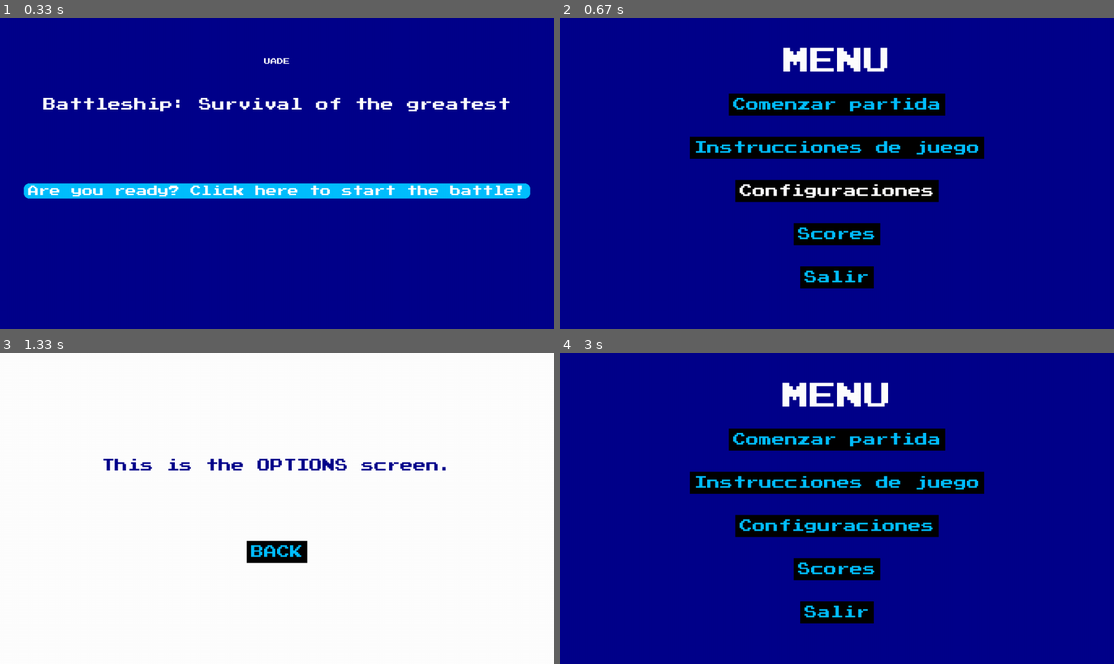
Above: before the commit, frames 1-4 (two rows, left to right).
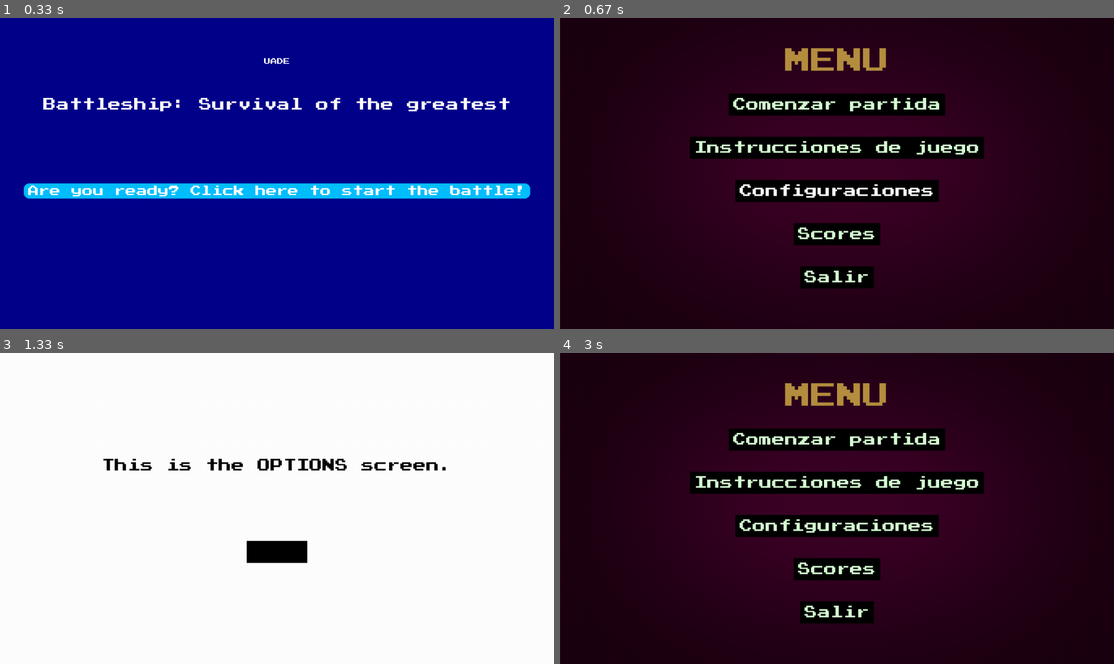
Above: after the commit, the same moments.

Repository: BrianValente/uade-batalla-naval
Game: pygame game, started from uade_battleship/main.py
The game is run twice, just before and just after one commit, with the same random seed, the same clock (stepped at 60 frames per second) and the same inputs.
Inputs (mouse positions are in pixels of both pictures, inside the frame that each line leads up to):
- Up to frame 1 (0.33 s): no input
- Up to frame 2 (0.67 s): click (814, 185) at 0.38 s
- Up to frame 3 (1.33 s): click "Instrucciones de juego" at 0.72 s
- Up to frame 4 (3 s): click (842, 539) at 2.72 s

Frame 1 is identical in both runs. In frame 2, 91% of the frame differs, in the area x 0-100%, y 0-100%; in frame 3, 1.2%; in frame 4, 91%.

Commit message:
icono de la ventana

Diff:
--- a/uade_battleship/main.py
+++ b/uade_battleship/main.py
@@ -8,6 +8,12 @@
 pygame.init()
 SCREEN = pygame.display.set_mode((1280, 720))
 
+#Cargar el icono
+icon_path = os.path.join("assets", "icon.png")
+icon = pygame.image.load(icon_path)
+icon = pygame.transform.scale(icon, (64, 64)) #se redimensiona el icono
+#configurar el icono de la ventana
+pygame.display.set_icon(icon)
 
 def main():
     portada()
--- a/uade_battleship/main_menu.py
+++ b/uade_battleship/main_menu.py
@@ -1,13 +1,7 @@
 import os
 import pygame, sys
-import math  # Para la animación
 
 from uade_battleship.board import board
-
-# Colores
-DARK_BLUE = (0, 0, 139)  # Azul oscuro para el fondo de la pantalla
-LIGHT_BLUE = (0, 191, 255)  # Azul claro para el botón y su borde
-WHITE = (255, 255, 255)  # Blanco para el texto
 
 pygame.display.set_caption("Menu")
 
@@ -27,11 +21,9 @@
         OPTIONS_MOUSE_POS = pygame.mouse.get_pos()
 
         screen = pygame.display.get_surface()
-        screen.fill(WHITE)  # Fondo blanco para la pantalla de opciones
+        screen.fill("white")
 
-        OPTIONS_TEXT = get_font(30).render(
-            "This is the OPTIONS screen.", True, DARK_BLUE
-        )
+        OPTIONS_TEXT = get_font(30).render("This is the OPTIONS screen.", True, "Black")
         OPTIONS_RECT = OPTIONS_TEXT.get_rect(center=(640, 260))
         screen.blit(OPTIONS_TEXT, OPTIONS_RECT)
 
@@ -40,8 +32,8 @@
             pos=(640, 460),
             text_input="BACK",
             font=get_font(30),
-            base_color=LIGHT_BLUE,
-            hovering_color=WHITE,
+            base_color="Black",
+            hovering_color="Green",
         )
 
         OPTIONS_BACK.changeColor(OPTIONS_MOUSE_POS)
@@ -59,26 +51,13 @@
 
 
 def main_menu():
-    clock = pygame.time.Clock()
-    animation_time = 0  # Variable para controlar el tiempo de animación
-
     while True:
         screen = pygame.display.get_surface()
-        screen.fill(DARK_BLUE)  # Fondo azul oscuro
+        screen.blit(BG, (0, 0))
 
         MENU_MOUSE_POS = pygame.mouse.get_pos()
 
-        # Control de la animación: usamos math.sin() para oscilar el tamaño
-        animation_time += (
-            clock.get_time() / 500
-        )  # Dividimos para controlar la velocidad
-        scale_factor = 1 + 0.1 * math.sin(
-            animation_time
-        )  # El factor de escala oscila entre 1 y 1.1
-
-        # Cambiamos el tamaño del texto "MENU" según el factor de escala
-        animated_font_size = int(60 * scale_factor)  # Ajustamos el tamaño de la fuente
-        MENU_TEXT = get_font(animated_font_size).render("MENU", True, WHITE)
+        MENU_TEXT = get_font(60).render("MENU", True, "#b68f40")
         MENU_RECT = MENU_TEXT.get_rect(center=(640, 100))
 
         PLAY_BUTTON = Button(
@@ -86,40 +65,40 @@
             pos=(640, 200),
             text_input="Comenzar partida",
             font=get_font(30),
-            base_color=LIGHT_BLUE,
-            hovering_color=WHITE,
+            base_color="#d7fcd4",
+            hovering_color="White",
         )
         OPTIONS_BUTTON = Button(
             image=None,
             pos=(640, 300),
             text_input="Instrucciones de juego",
             font=get_font(30),
-            base_color=LIGHT_BLUE,
-            hovering_color=WHITE,
+            base_color="#d7fcd4",
+            hovering_color="White",
         )
         CREDITS_BUTTON = Button(
             image=None,
             pos=(640, 400),
             text_input="Configuraciones",
             font=get_font(30),
-            base_color=LIGHT_BLUE,
-            hovering_color=WHITE,
+            base_color="#d7fcd4",
+            hovering_color="White",
         )
         HELP_BUTTON = Button(
             image=None,
             pos=(640, 500),
             text_input="Scores",
             font=get_font(30),
-            base_color=LIGHT_BLUE,
-            hovering_color=WHITE,
+            base_color="#d7fcd4",
+            hovering_color="White",
         )
         QUIT_BUTTON = Button(
             image=None,
             pos=(640, 600),
             text_input="Salir",
             font=get_font(30),
-            base_color=LIGHT_BLUE,
-            hovering_color=WHITE,
+            base_color="#d7fcd4",
+            hovering_color="White",
         )
 
         screen.blit(MENU_TEXT, MENU_RECT)
@@ -148,7 +127,6 @@
                     sys.exit()
 
         pygame.display.update()
-        clock.tick(60)  # Mantenemos una velocidad de 60 FPS
 
 
 # button
@@ -187,194 +165,3 @@
             self.text = self.font.render(self.text_input, True, self.hovering_color)
         else:
             self.text = self.font.render(self.text_input, True, self.base_color)
-
-
-import os
-import pygame, sys
-import math  # Para la animación
-
-from uade_battleship.board import board
-
-# Colores
-DARK_BLUE = (0, 0, 139)  # Azul oscuro para el fondo de la pantalla
-LIGHT_BLUE = (0, 191, 255)  # Azul claro para el botón y su borde
-WHITE = (255, 255, 255)  # Blanco para el texto
-
-pygame.display.set_caption("Menu")
-
-BG = pygame.image.load("assets/Background.png")
-
-
-def get_font(size):
-    return pygame.font.Font("assets/font.ttf", size)
-
-
-def play():
-    board()
-
-
-def options():
-    while True:
-        OPTIONS_MOUSE_POS = pygame.mouse.get_pos()
-
-        screen = pygame.display.get_surface()
-        screen.fill(WHITE)  # Fondo blanco para la pantalla de opciones
-
-        OPTIONS_TEXT = get_font(30).render(
-            "This is the OPTIONS screen.", True, DARK_BLUE
-        )
-        OPTIONS_RECT = OPTIONS_TEXT.get_rect(center=(640, 260))
-        screen.blit(OPTIONS_TEXT, OPTIONS_RECT)
-
-        OPTIONS_BACK = Button(
-            image=None,
-            pos=(640, 460),
-            text_input="BACK",
-            font=get_font(30),
-            base_color=LIGHT_BLUE,
-            hovering_color=WHITE,
-        )
-
-        OPTIONS_BACK.changeColor(OPTIONS_MOUSE_POS)
-        OPTIONS_BACK.update(screen)
-
-        for event in pygame.event.get():
-            if event.type == pygame.QUIT:
-                pygame.quit()
-                sys.exit()
-            if event.type == pygame.MOUSEBUTTONDOWN:
-                if OPTIONS_BACK.checkForInput(OPTIONS_MOUSE_POS):
-                    main_menu()
-
-        pygame.display.update()
-
-
-def main_menu():
-    clock = pygame.time.Clock()
-    animation_time = 0  # Variable para controlar el tiempo de animación
-
-    while True:
-        screen = pygame.display.get_surface()
-        screen.fill(DARK_BLUE)  # Fondo azul oscuro
-
-        MENU_MOUSE_POS = pygame.mouse.get_pos()
-
-        # Control de la animación: usamos math.sin() para oscilar el tamaño
-        animation_time += (
-            clock.get_time() / 500
-        )  # Dividimos para controlar la velocidad
-        scale_factor = 1 + 0.1 * math.sin(
-            animation_time
-        )  # El factor de escala oscila entre 1 y 1.1
-
-        # Cambiamos el tamaño del texto "MENU" según el factor de escala
-        animated_font_size = int(60 * scale_factor)  # Ajustamos el tamaño de la fuente
-        MENU_TEXT = get_font(animated_font_size).render("MENU", True, WHITE)
-        MENU_RECT = MENU_TEXT.get_rect(center=(640, 100))
-
-        PLAY_BUTTON = Button(
-            image=None,
-            pos=(640, 200),
-            text_input="Comenzar partida",
-            font=get_font(30),
-            base_color=LIGHT_BLUE,
-            hovering_color=WHITE,
-        )
-        OPTIONS_BUTTON = Button(
-            image=None,
-            pos=(640, 300),
-            text_input="Instrucciones de juego",
-            font=get_font(30),
-            base_color=LIGHT_BLUE,
-            hovering_color=WHITE,
-        )
-        CREDITS_BUTTON = Button(
-            image=None,
-            pos=(640, 400),
-            text_input="Configuraciones",
-            font=get_font(30),
-            base_color=LIGHT_BLUE,
-            hovering_color=WHITE,
-        )
-        HELP_BUTTON = Button(
-            image=None,
-            pos=(640, 500),
-            text_input="Scores",
-            font=get_font(30),
-            base_color=LIGHT_BLUE,
-            hovering_color=WHITE,
-        )
-        QUIT_BUTTON = Button(
-            image=None,
-            pos=(640, 600),
-            text_input="Salir",
-            font=get_font(30),
-            base_color=LIGHT_BLUE,
-            hovering_color=WHITE,
-        )
-
-        screen.blit(MENU_TEXT, MENU_RECT)
-
-        for button in [
-            PLAY_BUTTON,
-            OPTIONS_BUTTON,
-            CREDITS_BUTTON,
-            HELP_BUTTON,
-            QUIT_BUTTON,
-        ]:
-            button.changeColor(MENU_MOUSE_POS)
-            button.update(screen)
-
-        for event in pygame.event.get():
-            if event.type == pygame.QUIT:
-                pygame.quit()
-                sys.exit()
-            if event.type == pygame.MOUSEBUTTONDOWN:
-                if PLAY_BUTTON.checkForInput(MENU_MOUSE_POS):
-                    play()
-                if OPTIONS_BUTTON.checkForInput(MENU_MOUSE_POS):
-                    options()
-                if QUIT_BUTTON.checkForInput(MENU_MOUSE_POS):
-                    pygame.quit()
-                    sys.exit()
-
-        pygame.display.update()
-        clock.tick(60)  # Mantenemos una velocidad de 60 FPS
-
-
-# button
-class Button:
-    def __init__(self, image, pos, text_input, font, base_color, hovering_color):
-        self.image = image
-        self.x_pos = pos[0]
-        self.y_pos = pos[1]
-        self.font = font
-        self.base_color, self.hovering_color = base_color, hovering_color
-        self.text_input = text_input
-        self.text = self.font.render(self.text_input, True, self.base_color)
-        text_width, text_height = self.text.get_size()
-        # Adjust button size to fit the text
-        self.image = pygame.Surface((text_width + 20, text_height + 20))
-        self.image.fill((0, 0, 0, 0))  # Transparent background
-        self.rect = self.image.get_rect(center=(self.x_pos, self.y_pos))
-        self.text_rect = self.text.get_rect(center=(self.x_pos, self.y_pos))
-
-    def update(self, screen):
-        if self.image is not None:
-            screen.blit(self.image, self.rect)
-        screen.blit(self.text, self.text_rect)
-
-    def checkForInput(self, position):
-        if position[0] in range(self.rect.left, self.rect.right) and position[
-            1
-        ] in range(self.rect.top, self.rect.bottom):
-            return True
-        return False
-
-    def changeColor(self, position):
-        if position[0] in range(self.rect.left, self.rect.right) and position[
-            1
-        ] in range(self.rect.top, self.rect.bottom):
-            self.text = self.font.render(self.text_input, True, self.hovering_color)
-        else:
-            self.text = self.font.render(self.text_input, True, self.base_color)
Binary file added: assets/icon.png
